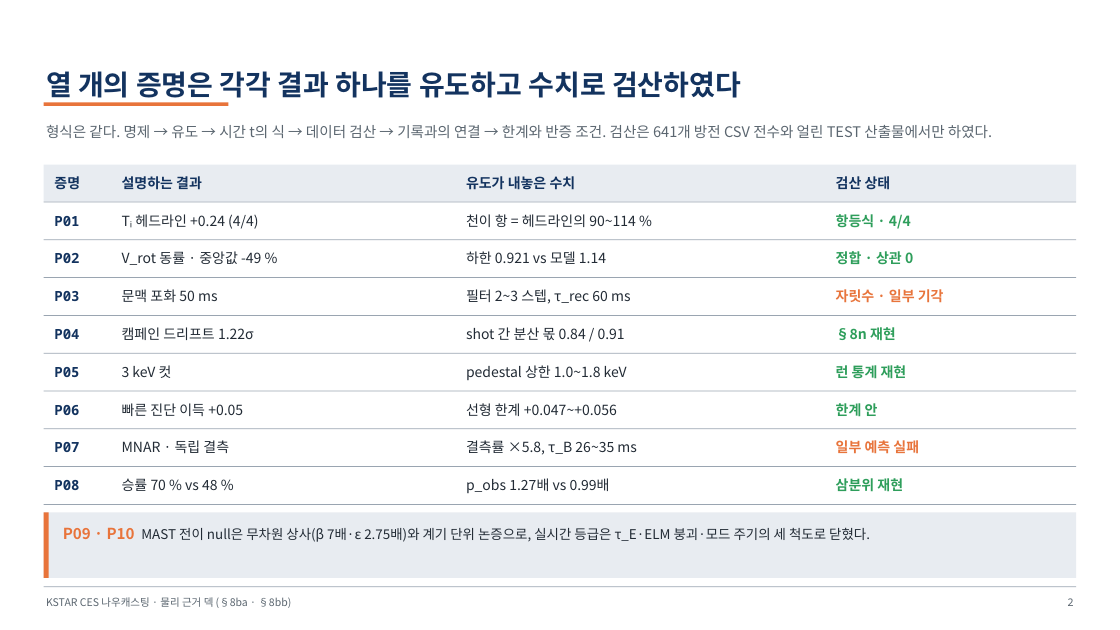
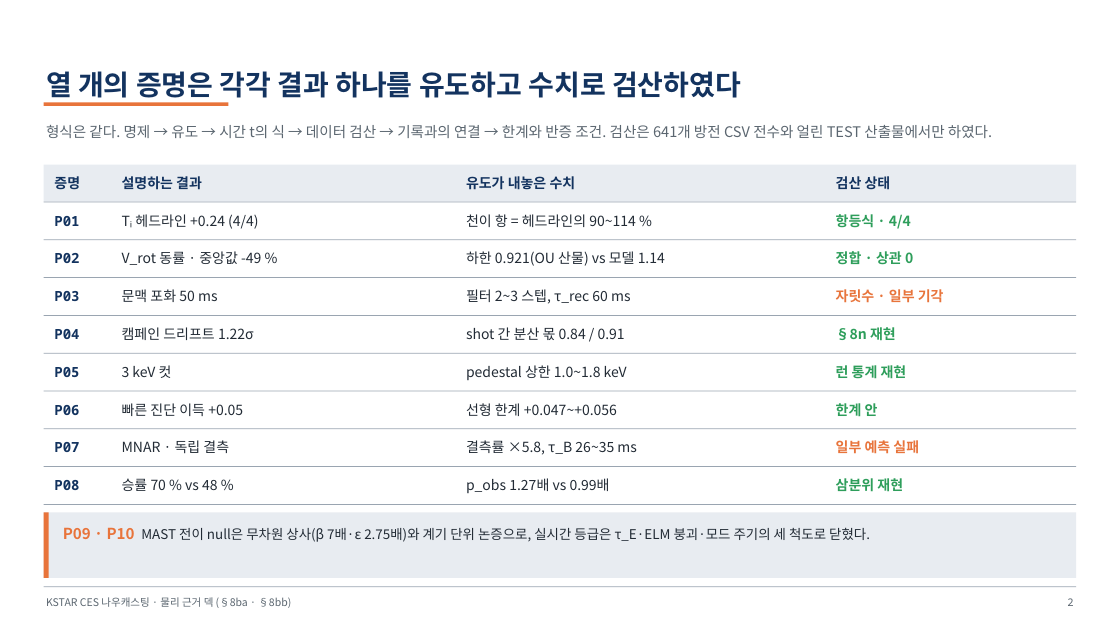
Before and after one commit to iseungsang01/ml-intern-revision, a slide deck: slide 3 of docs/presentation/KSTAR_CES_물리근거.pptx. Drawn at 1120x630 pixels with LibreOffice and Linux fonts; fonts in the diff are those of the drawing. Boxes give left, top, right and bottom in pixels: in the first picture for what was removed or moved away, otherwise in the second. Text is boxed around its words. In the diff, an @@ line names an element or a change of style, - is before the commit and + after.

```diff
--- a/docs/presentation/KSTAR_CES_물리근거.pptx
+++ b/docs/presentation/KSTAR_CES_물리근거.pptx
@@ text at [466, 251, 665, 266]: text changed @@
-하한 0.921 vs 모델 1.14
+하한 0.921(OU 산물) vs 모델 1.14
```
Also in this commit, not shown: 2 other slides changed, 4 slides added, 2 other files.
